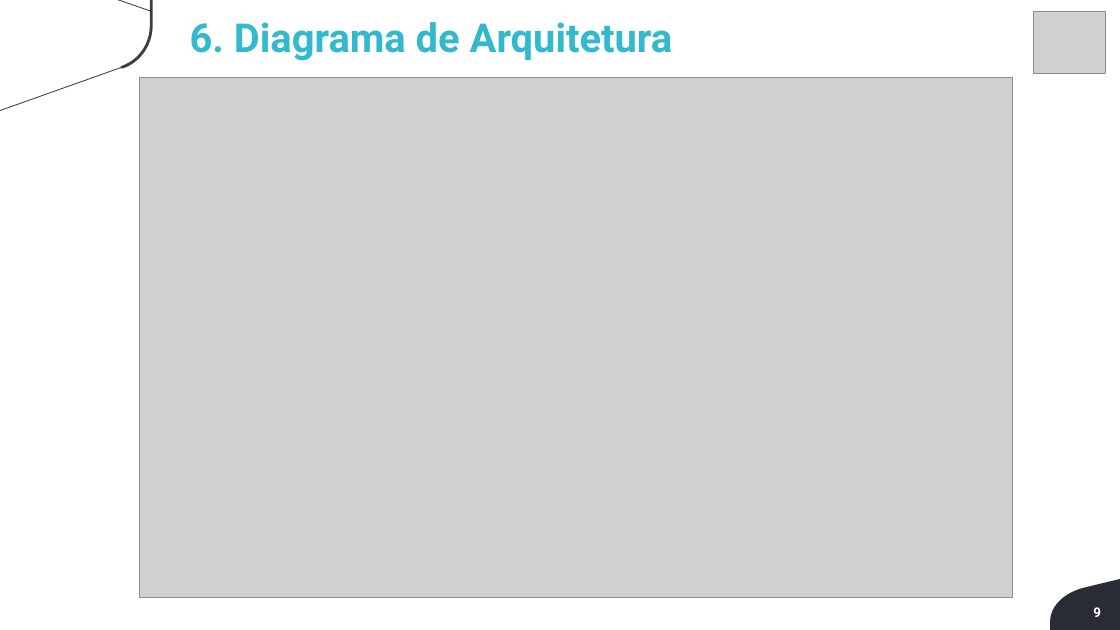
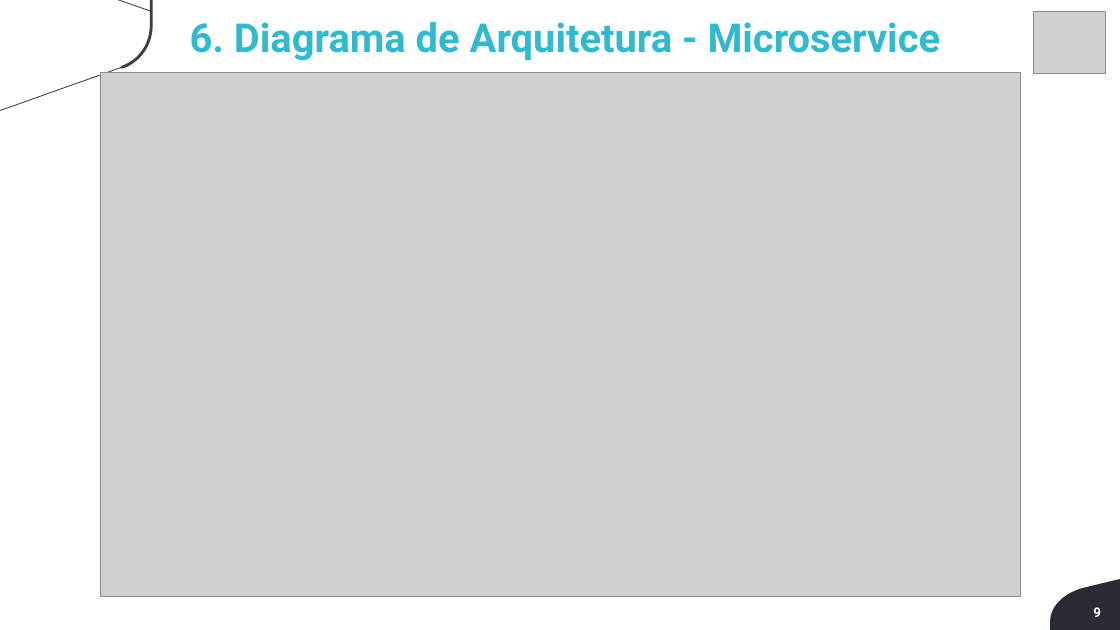
Before and after one commit to BandTec/Blood4Life, a slide deck: slide 9 of Blood4Life/Sprint-3/Apresentação/ApresentacaoFinal-Blood4life.pptx. Drawn at 1120x630 pixels with LibreOffice and Linux fonts; fonts in the diff are those of the drawing; grey boxes stand for pictures; background and template pictures are left out. Boxes give left, top, right and bottom in pixels: in the first picture for what was removed or moved away, otherwise in the second. Text is boxed around its words. In the diff, an @@ line names an element or a change of style, - is before the commit and + after.

```diff
--- a/Blood4Life/Sprint-3/Apresentação/ApresentacaoFinal-Blood4life.pptx
+++ b/Blood4Life/Sprint-3/Apresentação/ApresentacaoFinal-Blood4life.pptx
@@ text at box(190, 22, 941, 61): text changed @@
-6. Diagrama de Arquitetura
+6. Diagrama de Arquitetura - Microservice
@@ picture: place and size @@
-picture at box(139, 77, 1013, 598)
+picture at box(100, 73, 1020, 597)
```
Also in this commit, not shown: 2 other slides changed, 3 other files.
